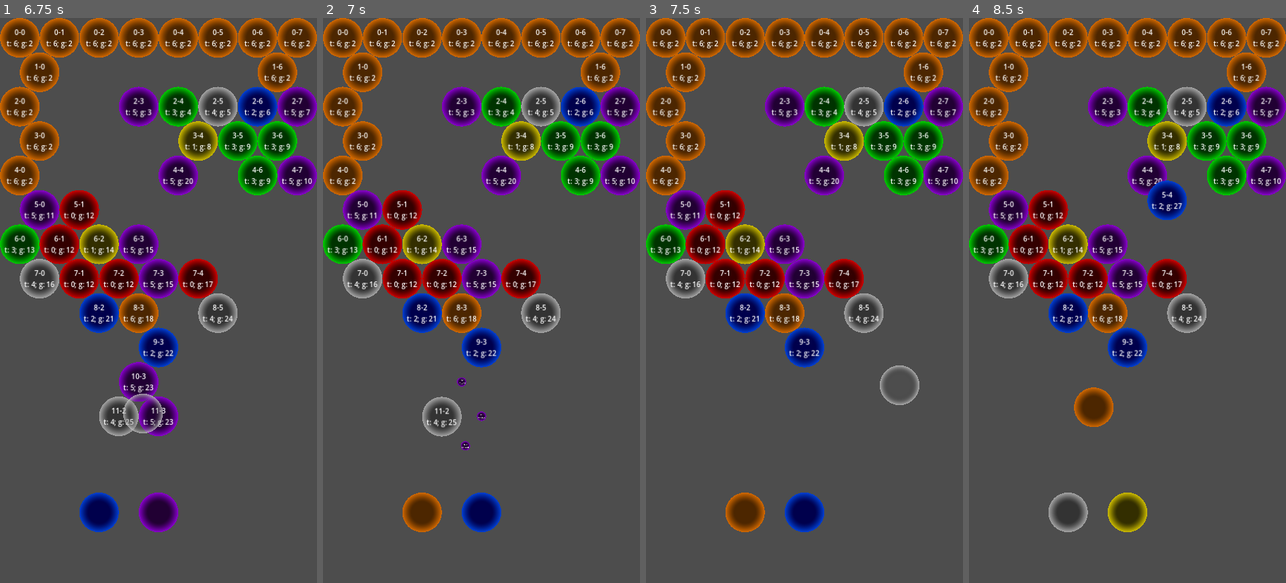
Above: before the commit, frames 1-4 (left to right).
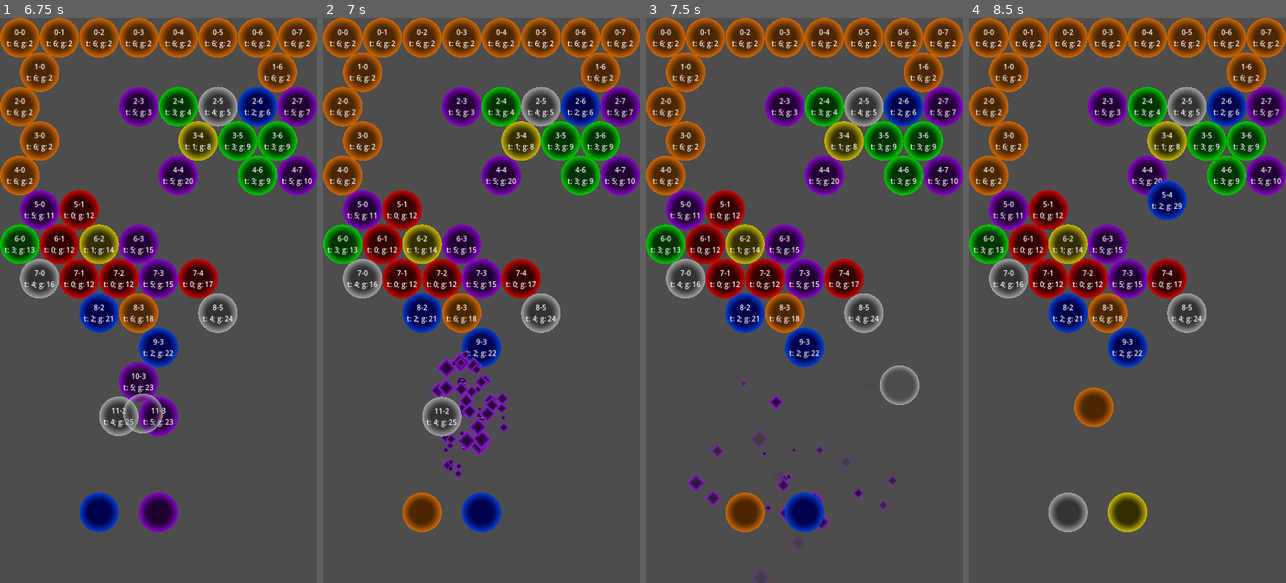
Above: after the commit, the same moments.

Repository: sntg-p/godot-puzzleb
Game: Godot game, scene res://scenes/main.tscn
The game is run twice, just before and just after one commit, with the same random seed, the same clock (stepped at 60 frames per second) and the same inputs. Before the commit the project starts from res://scenes/bubbles_stage.tscn.
Inputs (mouse positions are in pixels of both pictures, inside the frame that each line leads up to):
- Up to frame 1 (6.75 s): tap Enter at 0.5 s; move the mouse to (142, 413) at 0.52 s; click (142, 413) at 0.67 s; move the mouse to (253, 385) at 1.27 s; click (253, 385) at 1.42 s; move the mouse to (63, 215) at 2.02 s; click (63, 215) at 2.17 s; move the mouse to (174, 300) at 2.77 s; click (174, 300) at 2.92 s; move the mouse to (110, 159) at 3.52 s; click (110, 159) at 3.67 s; move the mouse to (228, 272) at 4.27 s; click (228, 272) at 4.42 s; move the mouse to (95, 328) at 5.02 s; click (95, 328) at 5.17 s; move the mouse to (190, 176) at 5.77 s; click (190, 176) at 5.92 s; move the mouse to (142, 413) at 6.52 s; click (142, 413) at 6.67 s
- Up to frame 2 (7 s): no input
- Up to frame 3 (7.5 s): move the mouse to (899, 385) at 7.27 s; click (899, 385) at 7.42 s
- Up to frame 4 (8.5 s): move the mouse to (1032, 215) at 8.02 s; click (1032, 215) at 8.17 s

Frame 1 is identical in both runs. In frame 2, 1.8% of the frame differs, in the area x 33-59%, y 58-82%; in frame 3, 0.8%; in frame 4, less than 0.1%.

Commit message:
add bubble break animation

Diff:
--- a/project.godot
+++ b/project.godot
@@ -11,7 +11,7 @@
 [application]
 
 config/name="Puzzle Bobble"
-run/main_scene="res://scenes/bubbles_stage.tscn"
+run/main_scene="res://scenes/main.tscn"
 config/features=PackedStringArray("4.3", "GL Compatibility")
 config/icon="res://assets/textures/icon.svg"
 
--- a/scenes/bubbles/base.tscn
+++ b/scenes/bubbles/base.tscn
@@ -1,7 +1,7 @@
 [gd_scene load_steps=4 format=3 uid="uid://dau535t0sny68"]
 
 [ext_resource type="ArrayMesh" uid="uid://8ep000dpfql3" path="res://assets/meshes/circle_big.obj" id="1_6eb4b"]
-[ext_resource type="Script" path="res://scenes/bubbles/bubble.gd" id="3_jv1tq"]
+[ext_resource type="Script" path="res://scripts/bubble.gd" id="3_jv1tq"]
 
 [sub_resource type="CircleShape2D" id="CircleShape2D_5uhun"]
 radius = 40.0
--- a/scenes/bubbles/base_six_areas.tscn
+++ /dev/null
@@ -1,54 +0,0 @@
-[gd_scene load_steps=4 format=3 uid="uid://bpgv14y2toiku"]
-
-[ext_resource type="ArrayMesh" uid="uid://8ep000dpfql3" path="res://assets/meshes/circle_big.obj" id="1_30a8k"]
-[ext_resource type="Script" path="res://scenes/bubbles/bubble.gd" id="2_tjkx8"]
-
-[sub_resource type="RectangleShape2D" id="RectangleShape2D_k4mp2"]
-size = Vector2(45, 30)
-
-[node name="Bubble" type="MeshInstance2D"]
-mesh = ExtResource("1_30a8k")
-script = ExtResource("2_tjkx8")
-
-[node name="TopLeft" type="Area2D" parent="."]
-position = Vector2(-22.5, -30)
-
-[node name="CollisionShape2D" type="CollisionShape2D" parent="TopLeft"]
-shape = SubResource("RectangleShape2D_k4mp2")
-
-[node name="TopRight" type="Area2D" parent="."]
-position = Vector2(22.5, -30)
-
-[node name="CollisionShape2D" type="CollisionShape2D" parent="TopRight"]
-shape = SubResource("RectangleShape2D_k4mp2")
-
-[node name="MiddleLeft" type="Area2D" parent="."]
-position = Vector2(-22.5, 0)
-
-[node name="CollisionShape2D" type="CollisionShape2D" parent="MiddleLeft"]
-shape = SubResource("RectangleShape2D_k4mp2")
-
-[node name="MiddleRight" type="Area2D" parent="."]
-position = Vector2(22.5, 0)
-
-[node name="CollisionShape2D" type="CollisionShape2D" parent="MiddleRight"]
-shape = SubResource("RectangleShape2D_k4mp2")
-
-[node name="BottomLeft" type="Area2D" parent="."]
-position = Vector2(-22.5, 30)
-
-[node name="CollisionShape2D" type="CollisionShape2D" parent="BottomLeft"]
-shape = SubResource("RectangleShape2D_k4mp2")
-
-[node name="BottomRight" type="Area2D" parent="."]
-position = Vector2(22.5, 30)
-
-[node name="CollisionShape2D" type="CollisionShape2D" parent="BottomRight"]
-shape = SubResource("RectangleShape2D_k4mp2")
-
-[connection signal="body_entered" from="TopLeft" to="." method="_on_top_left_body_entered"]
-[connection signal="body_entered" from="TopRight" to="." method="_on_top_right_body_entered"]
-[connection signal="body_entered" from="MiddleLeft" to="." method="_on_middle_left_body_entered"]
-[connection signal="body_entered" from="MiddleRight" to="." method="_on_middle_right_body_entered"]
-[connection signal="body_entered" from="BottomLeft" to="." method="_on_bottom_left_body_entered"]
-[connection signal="body_entered" from="BottomRight" to="." method="_on_bottom_right_body_entered"]
--- /dev/null
+++ b/scenes/main.tscn
@@ -0,0 +1,7 @@
+[gd_scene load_steps=2 format=3 uid="uid://ci23d6fopo5xu"]
+
+[ext_resource type="PackedScene" uid="uid://02ratqlwcsxo" path="res://scenes/bubbles_stage.tscn" id="1_hbk7d"]
+
+[node name="Main" type="Node2D"]
+
+[node name="BubblesStage" parent="." instance=ExtResource("1_hbk7d")]
--- /dev/null
+++ b/scenes/particles/bubble_break.gd
@@ -0,0 +1,23 @@
+class_name BubbleBreakParticles extends GPUParticles2D
+
+
+static var colors = [
+	Color.RED,
+	Color.YELLOW,
+	Color.BLUE,
+	Color.GREEN,
+	Color.GRAY,
+	Color.PURPLE,
+	Color.ORANGE,
+]
+
+
+var type: int:
+	set(value):
+		var color = colors[value]
+		self.process_material.color = color
+		self.emitting = true
+
+
+func _on_finished() -> void:
+	queue_free()
--- /dev/null
+++ b/scenes/particles/bubble_break.tscn
@@ -0,0 +1,49 @@
+[gd_scene load_steps=7 format=3 uid="uid://cj8gj7kavlod3"]
+
+[ext_resource type="Script" path="res://scenes/particles/bubble_break.gd" id="1_st87o"]
+
+[sub_resource type="Curve" id="Curve_u5gkg"]
+_data = [Vector2(0.741713, 1), 0.0, 0.0, 0, 0, Vector2(1, 0), 0.0, 0.0, 0, 0]
+point_count = 2
+
+[sub_resource type="CurveTexture" id="CurveTexture_lyg3e"]
+curve = SubResource("Curve_u5gkg")
+
+[sub_resource type="ParticleProcessMaterial" id="ParticleProcessMaterial_6eoku"]
+lifetime_randomness = 0.7
+particle_flag_disable_z = true
+emission_shape = 2
+emission_sphere_radius = 45.0
+angle_min = 45.0
+angle_max = 45.0
+radial_velocity_min = -2.23517e-05
+radial_velocity_max = 400.0
+gravity = Vector3(0, 980, 0)
+scale_min = 0.5
+scale_max = 2.5
+alpha_curve = SubResource("CurveTexture_lyg3e")
+
+[sub_resource type="Gradient" id="Gradient_dpcot"]
+offsets = PackedFloat32Array(0.430518, 0.956403, 1)
+colors = PackedColorArray(0.25, 0.25, 0.25, 1, 1, 1, 1, 1, 1, 1, 1, 0)
+
+[sub_resource type="GradientTexture2D" id="GradientTexture2D_rnxs3"]
+gradient = SubResource("Gradient_dpcot")
+width = 16
+height = 16
+fill = 2
+fill_from = Vector2(0.5, 0.5)
+metadata/_snap_enabled = true
+
+[node name="GPUParticles2D" type="GPUParticles2D"]
+emitting = false
+amount = 24
+process_material = SubResource("ParticleProcessMaterial_6eoku")
+texture = SubResource("GradientTexture2D_rnxs3")
+lifetime = 0.7
+one_shot = true
+explosiveness = 0.8
+fixed_fps = 60
+script = ExtResource("1_st87o")
+
+[connection signal="finished" from="." to="." method="_on_finished"]
--- a/scenes/bubbles/bubble.gd
+++ b/scripts/bubble.gd
@@ -9,6 +9,7 @@
 @export var row = -1
 @export var indexInRow = -1
 @onready var trigger: Area2D = $CollapseTrigger
+
 
 var isOdd:
 	get:
@@ -27,6 +28,7 @@
 	get:
 		if row == 0: return true
 		return false
+
 
 var _neighbor_indexes: Array
 var neighbor_indexes: Array:
@@ -78,15 +80,16 @@
 	var last_group: BubbleGroup
 
 	for bubble in neighbor_list:
-		if bubble.type == type:
-			print('%s-%s is of same type' % [bubble.row, bubble.indexInRow])
-			var group = bubble.get_parent()
-			if matching_groups.has(group): continue
+		if bubble.type != type: continue
 
-			assert(group != null, 'bubble %s-%s parent is null' % [bubble.row, bubble.indexInRow])
-			matches += group.get_child_count()
-			matching_groups.add(group)
-			last_group = group
+		print('%s-%s is of same type' % [bubble.row, bubble.indexInRow])
+		var group = bubble.get_parent()
+		if matching_groups.has(group): continue
+
+		assert(group != null, 'bubble %s-%s parent is null' % [bubble.row, bubble.indexInRow])
+		matches += group.get_child_count()
+		matching_groups.add(group)
+		last_group = group
 
 	#print('%s neighbor(s), %s of same type in contact' % [neighbor_list.size(), matches])
 
@@ -107,20 +110,10 @@
 	return last_group
 
 
-func type_matches(projectile: ProjectileBubble):
-	return projectile.type == self.type
-
-
-func add_sibling_bubble(sibling: Bubble):
-	var group: BubbleGroup = get_parent()
-	group.add_child(sibling)
-
-
 func animate_spawn(origin: Vector2, target: Vector2, tween: Tween):
 	position = target
 	tween.tween_property(self, "position", target, .15).from(origin)
 	tween.set_trans(Tween.TRANS_EXPO)
-	pass
 
 
 func set_monitorable(value := true):
--- a/scenes/bubbles/bubble_group.gd
+++ b/scripts/bubble_group.gd
@@ -1,5 +1,6 @@
 class_name BubbleGroup extends Node2D
 
+static var bubble_break: PackedScene = preload("res://scenes/particles/bubble_break.tscn")
 
 var type = -1
 
@@ -45,6 +46,10 @@
 		child.set_monitorable(false)
 		var tweener = tween.parallel().tween_property(child, "scale", Vector2.ZERO, .15)
 		tweener.set_trans(Tween.TRANS_BACK)
+		var particles: BubbleBreakParticles = bubble_break.instantiate()
+		particles.type = self.type
+		particles.position = child.position
+		add_sibling(particles)
 
 	tween.tween_callback(self.queue_free)
 
--- a/scripts/bubbles_controller.gd
+++ b/scripts/bubbles_controller.gd
@@ -1,14 +1,16 @@
 class_name BubblesController extends Node2D
+
 
 @export var enable_bubble_generation = true
 @export var bubble_scenes: Array[PackedScene]
 @export var level_file = "res://levels/01.json"
 
-signal level_loaded()
-
 
 var bubbles = {}
 var _current_types = {}
+
+
+signal level_loaded()
 
 
 func has_bubble(row: int, indexInRow: int) -> bool:
